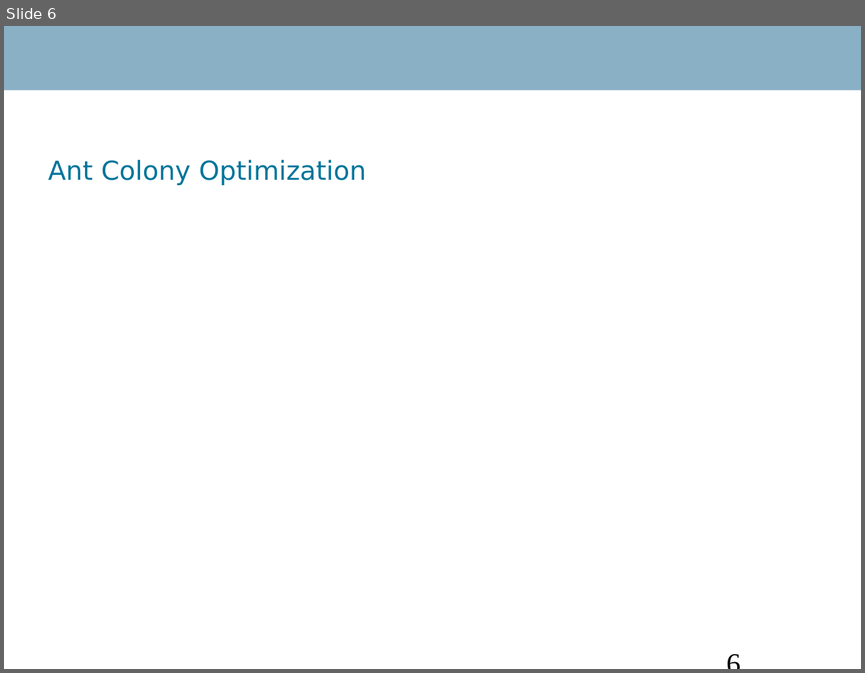
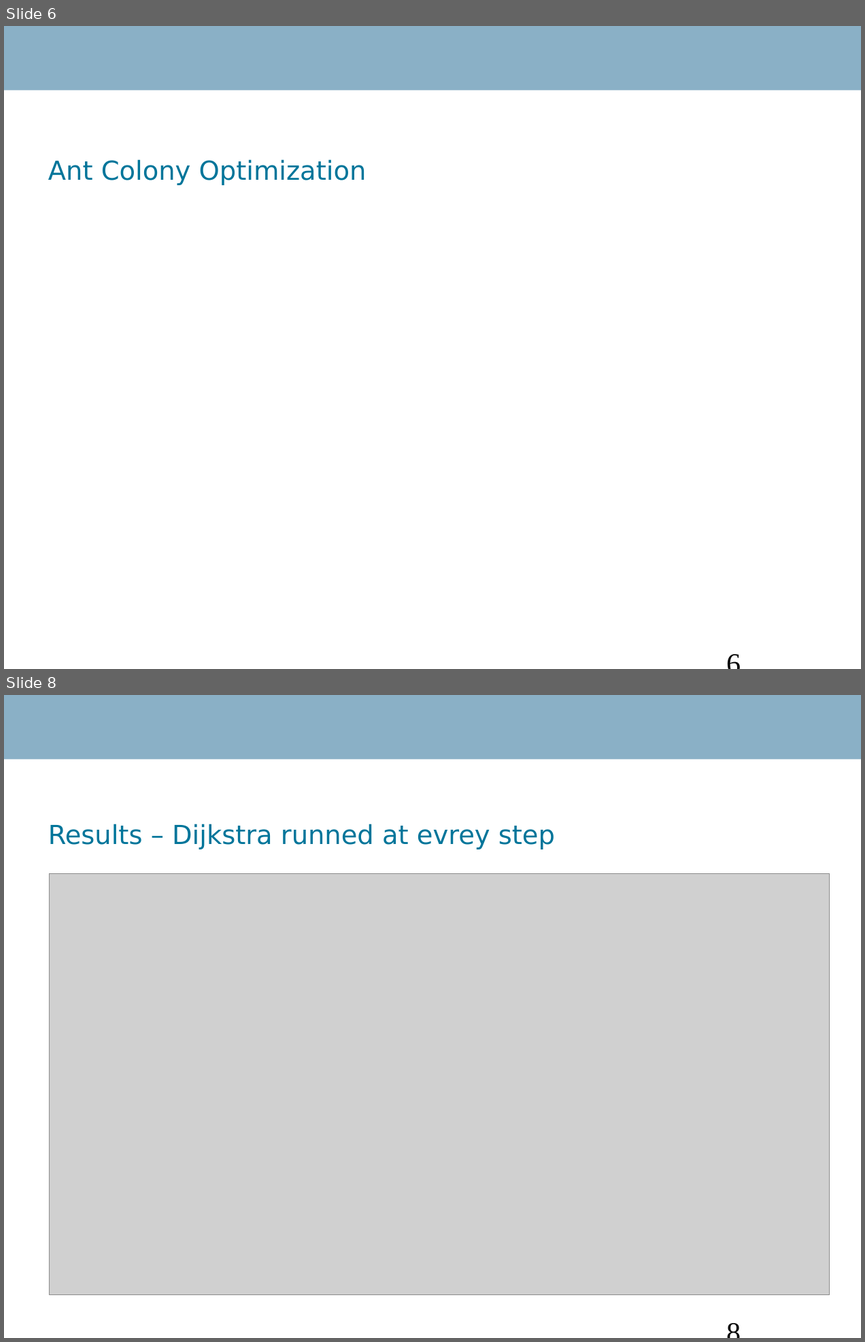
Before and after one commit to Danidude/Master-Thesis, a slide deck: Report/IKT 590 Master Thesis.ppt. Shown one above the other, each under a label of ours: slide 6 before the commit, slides 6 and 8 after it; the slides between them are not shown. The pictures are 865x673 and 865x1342 pixels, drawn with LibreOffice and Linux fonts; fonts in the diff are those of the drawing; grey boxes stand for pictures; background and template pictures are left out. Boxes give left, top, right and bottom in pixels: in the first picture for what was removed or moved away, otherwise in the second. Text is boxed around its words. In the diff, an @@ line names an element or a change of style, - is before the commit and + after.

```diff
--- a/Report/IKT 590 Master Thesis.ppt
+++ b/Report/IKT 590 Master Thesis.ppt
@@ slide 8 added at bbox=[4, 695, 861, 1338], background #FFFFFF; not listed: 1 template element that a slide beside it also shows @@
@@ title added at bbox=[48, 824, 555, 849], 22 pt, text #00759A @@
+Results – Dijkstra runned at evrey step
@@ picture added at bbox=[50, 873, 830, 1294] @@
@@ page number added at bbox=[718, 1309, 838, 1338], 24 pt, text #000000 @@
+8
```
Also in this commit, not shown: 1 slide changed, 6 other slides added, 3 other files.
